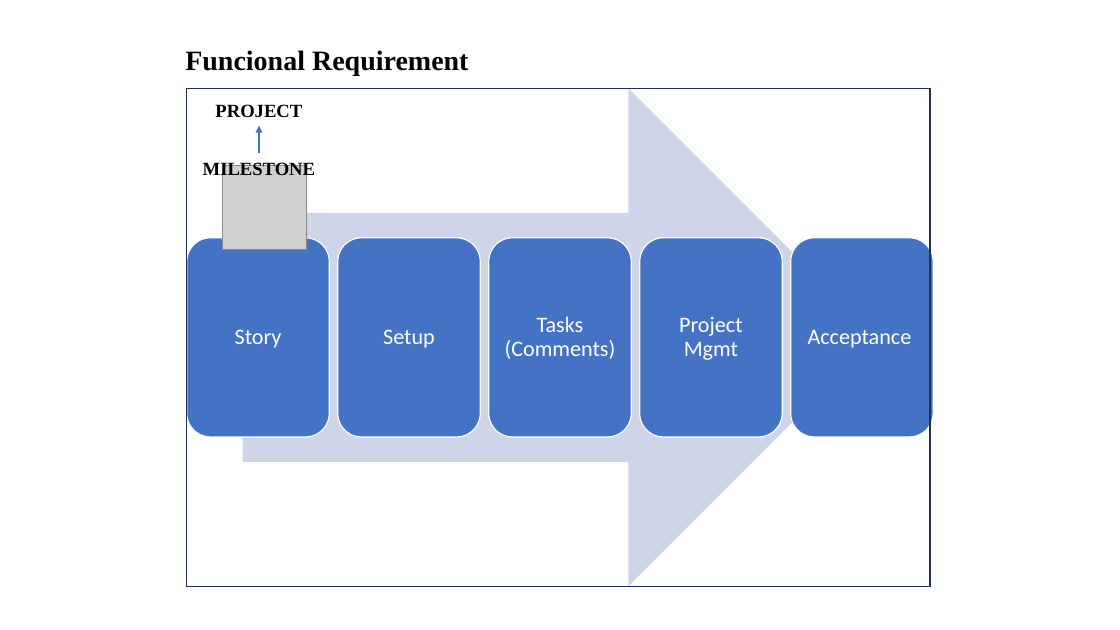
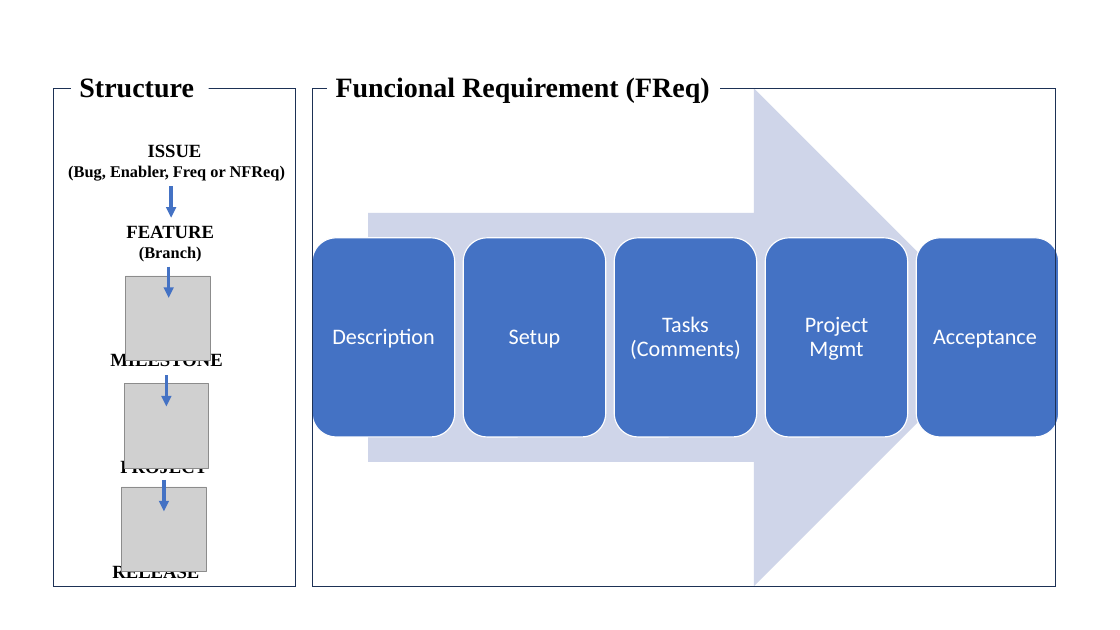
Before and after one commit to Avalcorp/ESG_VM, a slide deck: slide 4 of docs/FunctionalRequirements.pptx. Drawn at 1120x630 pixels with LibreOffice and Linux fonts; fonts in the diff are those of the drawing; grey boxes stand for pictures. Boxes give left, top, right and bottom in pixels: in the first picture for what was removed or moved away, otherwise in the second. Text is boxed around its words. In the diff, an @@ line names an element or a change of style, - is before the commit and + after.

```diff
--- a/docs/FunctionalRequirements.pptx
+++ b/docs/FunctionalRequirements.pptx
@@ rectangle added at box(54, 88, 296, 586), outline #1E3256 1 pt @@
@@ text added at box(79, 78, 193, 98), 24 pt, text #000000, bold @@
+Structure
@@ text at box(336, 77, 710, 103): text changed @@
-Funcional Requirement
+Funcional Requirement (FReq)
@@ 4 texts, 1 rectangle, 1 right arrow: place and size @@
-4 texts, 1 rectangle, 1 right arrow at box(187, 88, 930, 586)
+4 texts, 1 rectangle, 1 right arrow at box(313, 88, 1056, 586)
@@ text added at box(68, 144, 285, 181), 14 pt, text #000000, bold @@
+ISSUE
+(Bug, Enabler, Freq or NFReq)
@@ arrow removed from (259, 153) to (259, 126) @@
@@ arrow added from (171, 187) to (171, 218), #4472C4 3 pt @@
@@ text added at box(126, 225, 214, 262), 14 pt, text #000000, bold @@
+FEATURE (Branch)
@@ 4 rounded rectangles: place and size @@
-4 rounded rectangles at box(338, 238, 933, 437)
+4 rounded rectangles at box(313, 238, 908, 437)
@@ rounded rectangle: place and size @@
-rounded rectangle at box(187, 238, 329, 437)
+rounded rectangle at box(917, 238, 1060, 437)
@@ arrow added from (169, 266) to (169, 298), #4472C4 3 pt @@
@@ picture: place and size @@
-picture at box(223, 166, 307, 250)
+picture at box(126, 276, 211, 361)
@@ text removed at box(235, 329, 282, 348) @@
-Story
@@ text added at box(332, 328, 434, 348), 19 pt, text #FFFFFF @@
+Description
@@ text "MILESTONE": place and size @@
-text "MILESTONE" at box(203, 161, 315, 180)
+text "MILESTONE" at box(110, 352, 222, 371)
@@ picture added at box(124, 384, 209, 469) @@
@@ arrow added from (166, 376) to (166, 407), #4472C4 3 pt @@
@@ text "PROJECT" rewrapped from box(215, 104, 302, 118) to box(120, 459, 207, 478) @@
@@ picture added at box(122, 487, 207, 572) @@
@@ arrow added from (164, 480) to (164, 512), #4472C4 3 pt @@
@@ text added at box(112, 564, 199, 583), 16 pt, text #000000, bold @@
+RELEASE
```
Also in this commit, not shown: 1 slide added, 1 slide removed, 2 other files.
